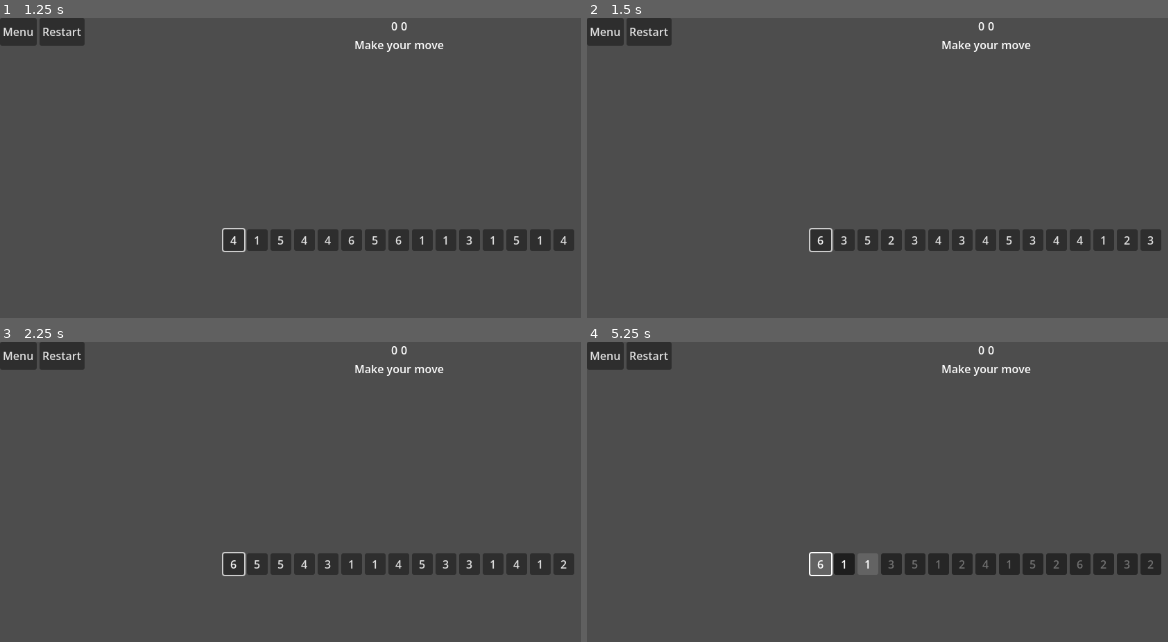
Above: before the commit, frames 1-4 (two rows, left to right).
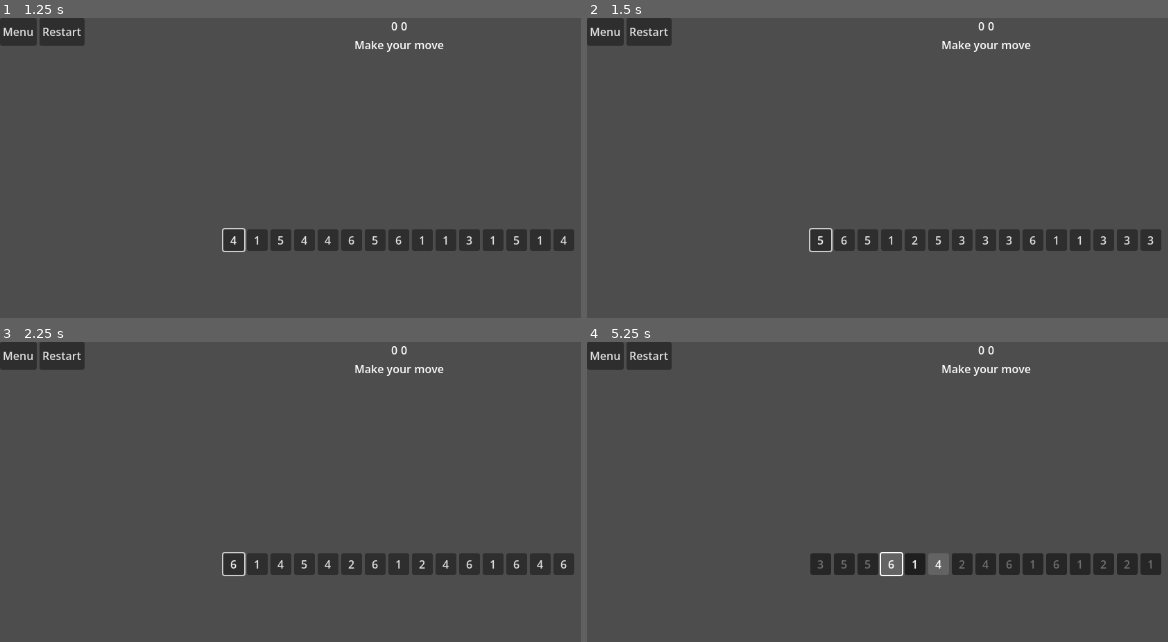
Above: after the commit, the same moments.

Repository: EriksErcums/MI_Pirmais_Praktiskais_Darbs_L2
Game: Godot game, scene res://Menu/Menu.tscn
Two runs of this game, one before a commit and one after it. Both use one fixed random seed, a clock stepped at 60 frames per second and the inputs below.
Inputs:
- Up to frame 1 (1.25 s): click "Play" at 0.5 s
- Up to frame 2 (1.5 s): click "Restart" at 1.25 s
- Up to frame 3 (2.25 s): click "Restart" at 2 s
- Up to frame 4 (5.25 s): click "Restart" at 2.75 s; click "6" at 3.5 s; click "3" at 4.25 s; click "1" at 5 s

Frame 1 is identical in both runs. In frame 2, 0.2% of the frame differs, in the area x 39-94%, y 72-76%; in frame 3, 0.3%; in frame 4, 1.3%, in the area x 38-98%, y 70-78%.

Commit message:
Fixed init values reseting too

Diff:
--- a/Game/GUI_Buttons.gd
+++ b/Game/GUI_Buttons.gd
@@ -3,13 +3,13 @@
 const GameLoop: Script = preload("res://Game/GameLoop.gd")
 const Menu: Script = preload("res://Menu/Menu.gd")
 const MENU_PATH: String = "res://Menu/Menu.tscn"
+const GAME_PATH: String = "res://Game/GameLoop.tscn"
 
 @export var game: GameLoop
 @export var btn_menu: Button
 @export var btn_restart: Button
 
 func _ready() -> void:
-	get_tree().current_scene = game
 	btn_menu.pressed.connect(_on_menu)
 	btn_restart.pressed.connect(_on_restart)
 	game.finished.connect(_on_finished)
@@ -24,7 +24,13 @@
 	game.queue_free()
 
 func _on_restart() -> void:
-	get_tree().reload_current_scene()
+	var game_scene: PackedScene = load(GAME_PATH)
+	var new_game: GameLoop = game_scene.instantiate()
+	new_game.cells_max = game.cells_max
+	new_game.init_turn = game.init_turn
+	new_game.pruning = new_game.pruning
+	game.get_parent().add_child(new_game)
+	game.queue_free()
 
 func _on_finished(_won: bool) -> void:
 	btn_restart.grab_focus()
